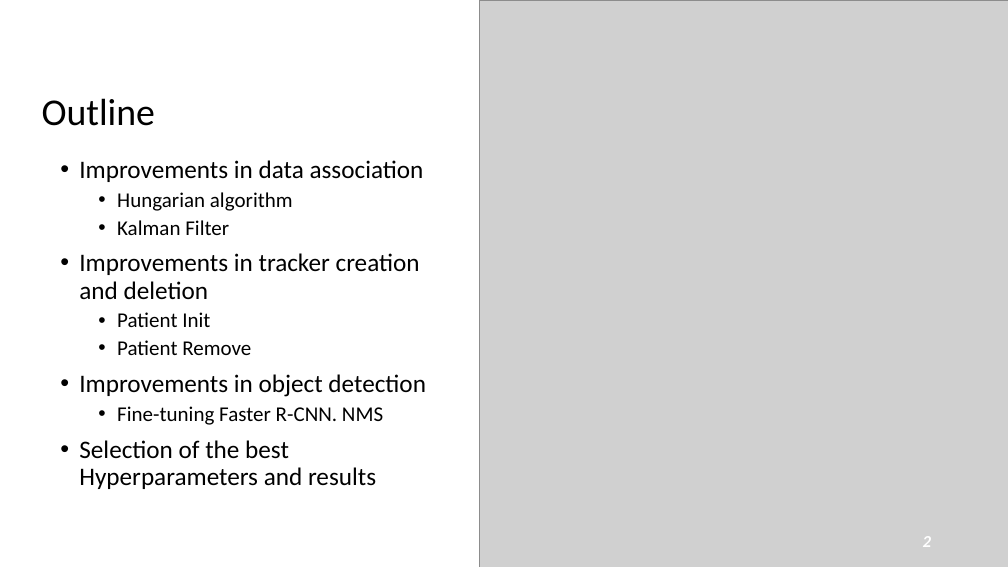
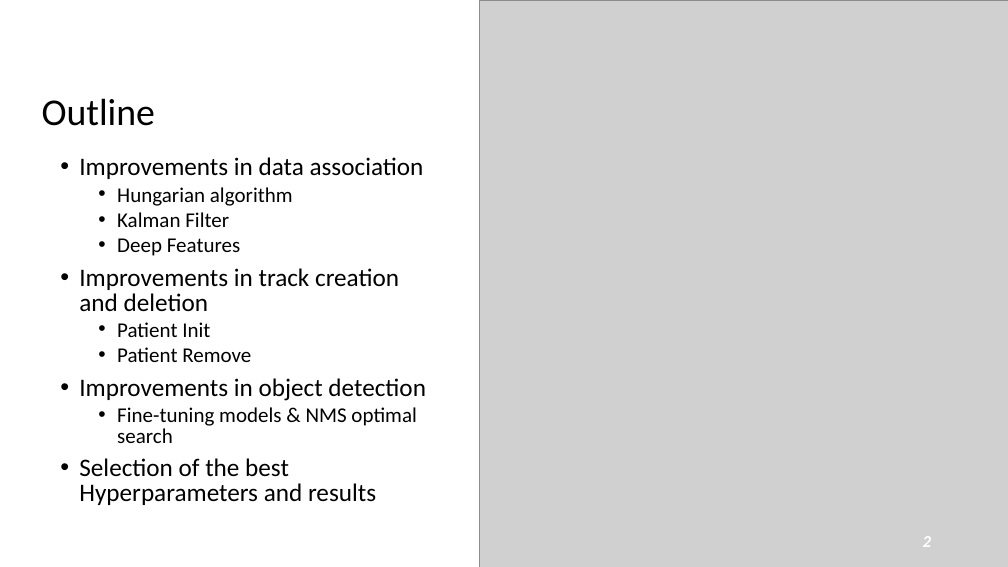
Before and after one commit to Javimh18/DL4VSP, a slide deck: slide 2 of dlvsp_challenge_material/challenge.pptx. Drawn at 1008x567 pixels with LibreOffice and Linux fonts; fonts in the diff are those of the drawing; grey boxes stand for pictures. Boxes give left, top, right and bottom in pixels: in the first picture for what was removed or moved away, otherwise in the second. Text is boxed around its words. In the diff, an @@ line names an element or a change of style, - is before the commit and + after.

```diff
--- a/dlvsp_challenge_material/challenge.pptx
+++ b/dlvsp_challenge_material/challenge.pptx
@@ subtitle at [79,157,426,505]: line spacing 0.9 to 0.8 @@
@@ subtitle at [79,238,399,311]: text changed @@
-• Improvements in tracker creation and deletion
+  • Deep Features
+• Improvements in track creation and deletion
@@ subtitle at [117,407,416,443]: text changed @@
-  • Fine-tuning Faster R-CNN. NMS
+  • Fine-tuning models & NMS optimal search
```
Also in this commit, not shown: 10 other slides changed, 4 slides added.
